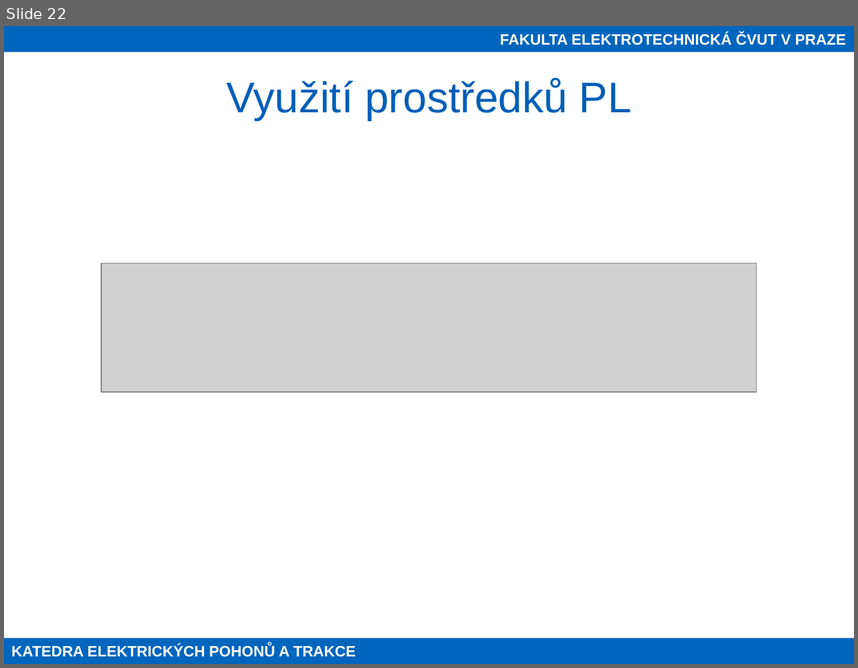
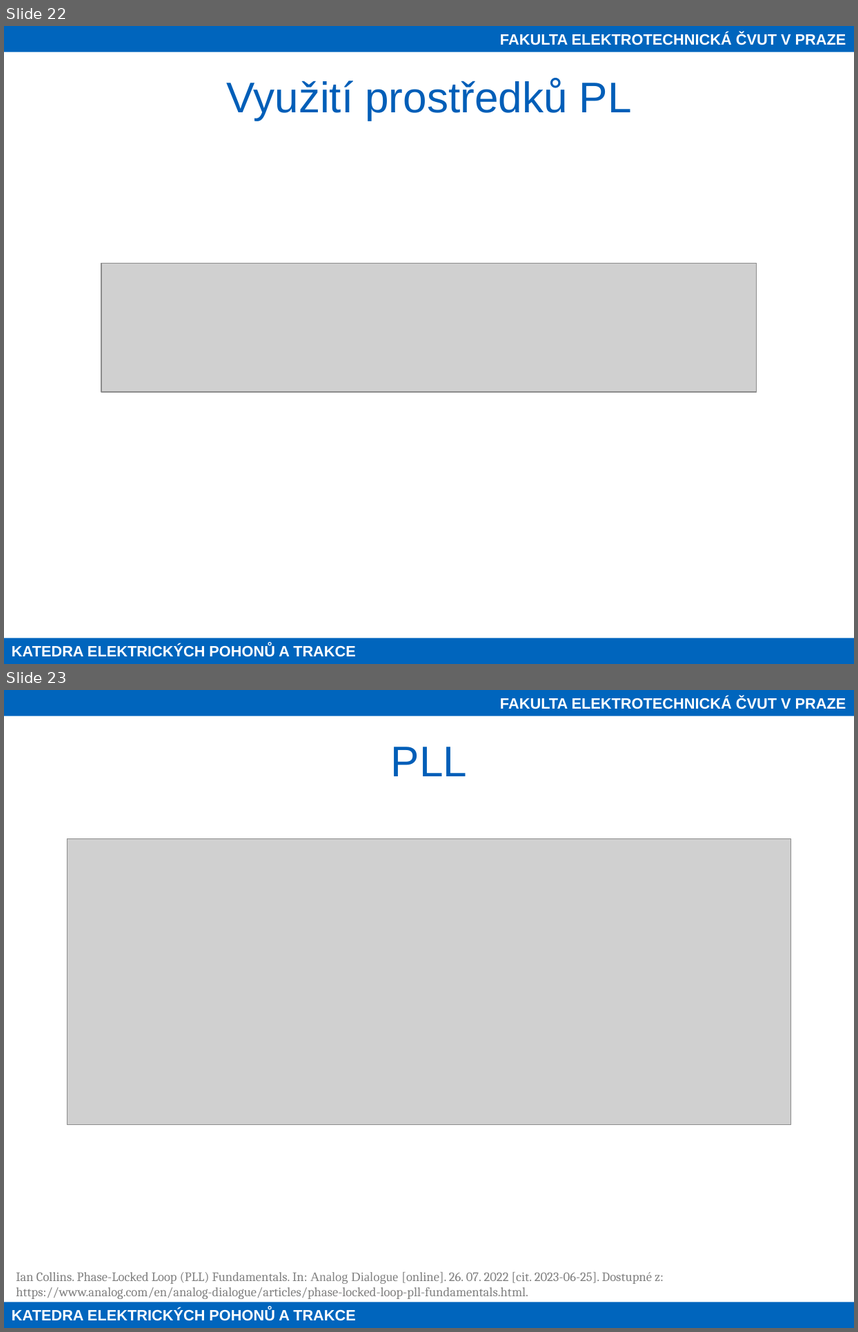
Before and after one commit to petrzakopal/dp, a slide deck: presentation/Zakopal-prezentace.pptx. Shown one above the other, each under a label of ours: slide 22 before the commit, slides 22 and 23 after it. The pictures are 858x668 and 858x1332 pixels, drawn with LibreOffice and Linux fonts; fonts in the diff are those of the drawing; grey boxes stand for pictures; background and template pictures are left out. Boxes give left, top, right and bottom in pixels: in the first picture for what was removed or moved away, otherwise in the second. Text is boxed around its words. In the diff, an @@ line names an element or a change of style, - is before the commit and + after.

Commit message:
před odevzdáním prezentace

```diff
--- a/presentation/Zakopal-prezentace.pptx
+++ b/presentation/Zakopal-prezentace.pptx
@@ slide 23 added at [4, 690, 854, 1328], background #FFFFFF; not listed: 2 template elements that a slide beside it also shows @@
@@ title added at [391, 747, 467, 776], 40 pt, text #005EB8 @@
+PLL
@@ picture added at [67, 839, 791, 1124] @@
@@ text added at [16, 1272, 664, 1299], 12 pt, text #808080 @@
+Ian Collins. Phase-Locked Loop (PLL) Fundamentals. In: Analog Dialogue [online]. 26. 07. 2022 [cit. 2023-06-25]. Dostupné z: https://www.analog.com/en/analog-dialogue/articles/phase-locked-loop-pll-fundamentals.html.
```
